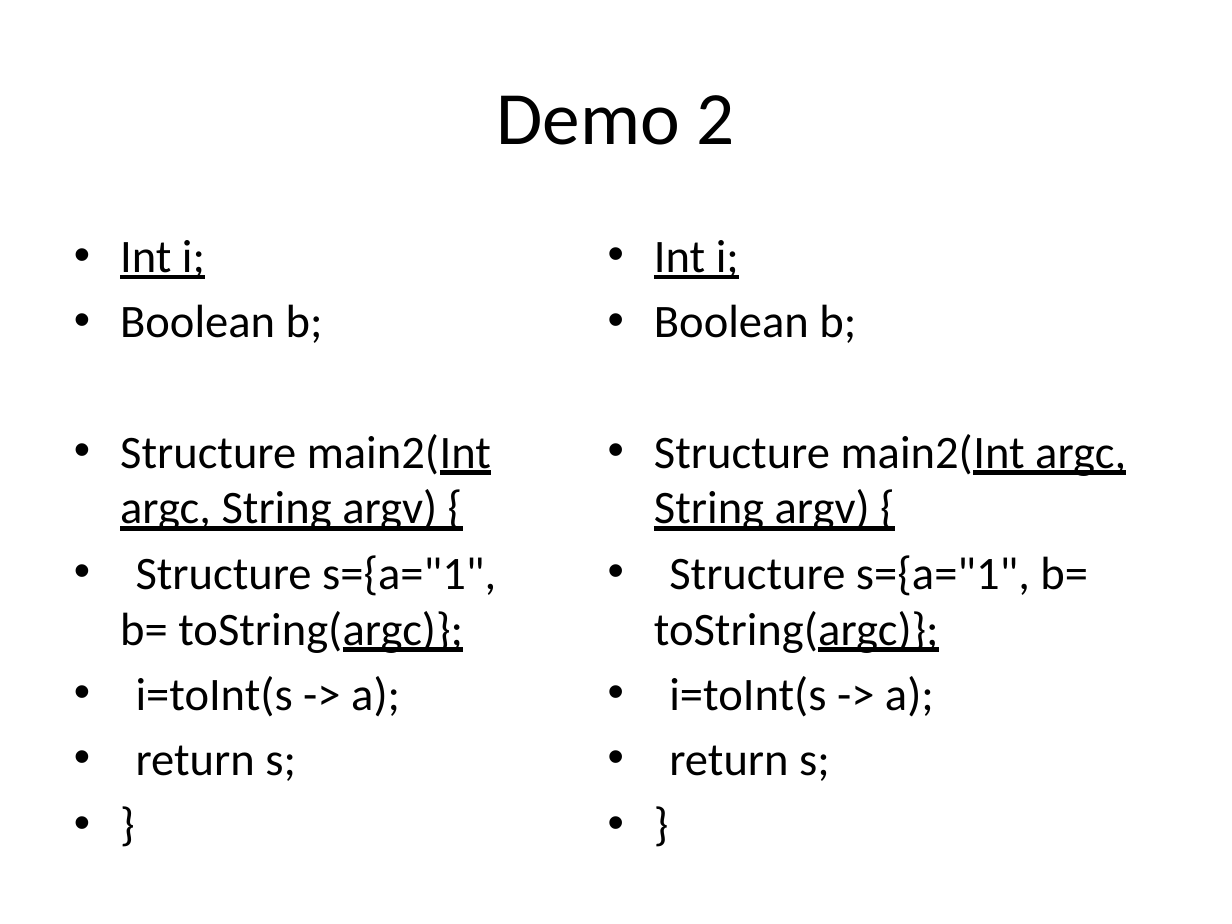
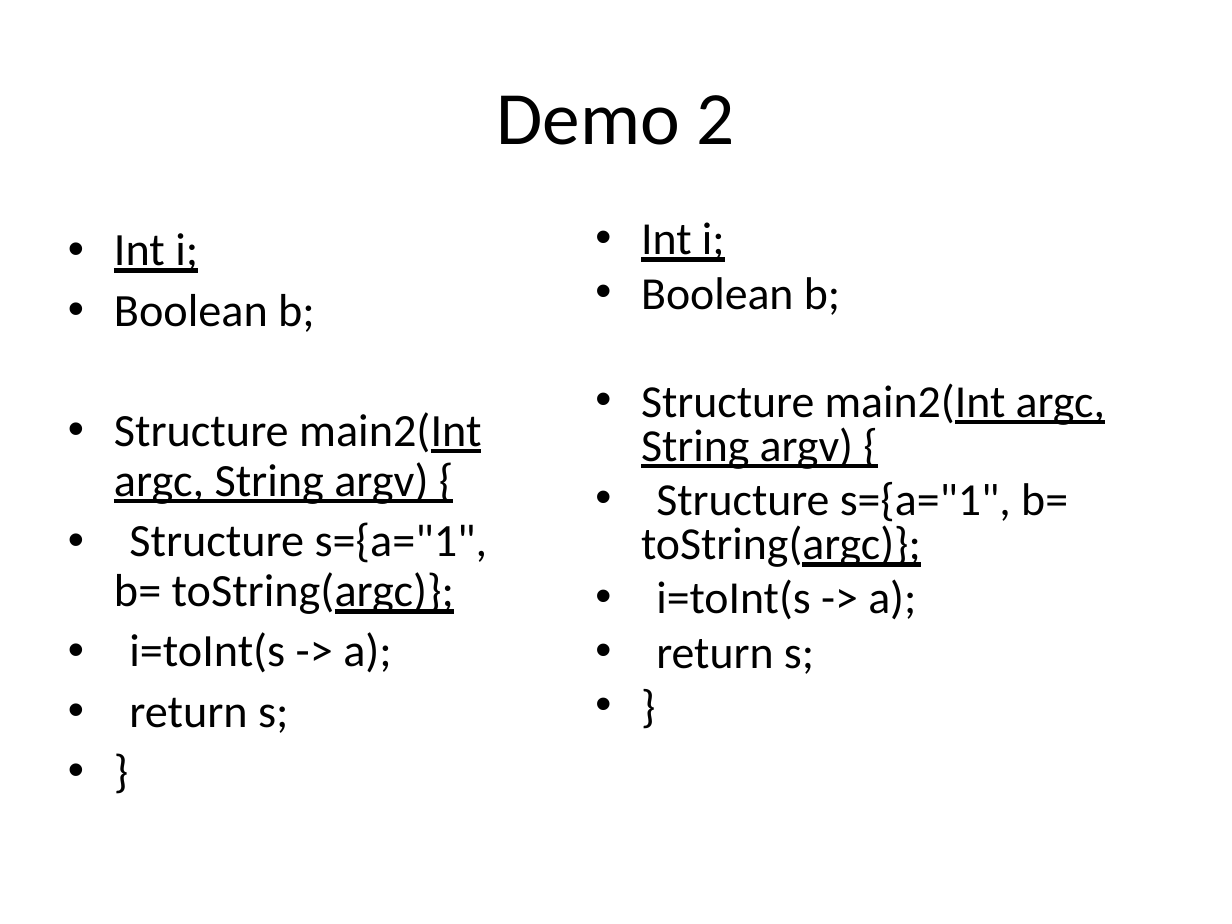
Before and after one commit to liufei11111/w4115PLT, a slide deck: slide 5 of src/project/demo/PLTFinalPresentation.pptx. Drawn at 1232x924 pixels with LibreOffice and Linux fonts; fonts in the diff are those of the drawing. Boxes give left, top, right and bottom in pixels: in the first picture for what was removed or moved away, otherwise in the second. Text is boxed around its words. In the diff, an @@ line names an element or a change of style, - is before the commit and + after.

```diff
--- a/src/project/demo/PLTFinalPresentation.pptx
+++ b/src/project/demo/PLTFinalPresentation.pptx
@@ text "Int i;" at (114,233,488,733): size 27.2 to 27 pt; line spacing 1 to 0.9 @@
@@ text "Int i;" at (641,222,1105,674): size 27.2 to 26.7 pt; indent changed; line spacing 1 to 0.8 @@
```
Also in this commit, not shown: 11 other slides changed, 1 slide added, 1 slide removed.
